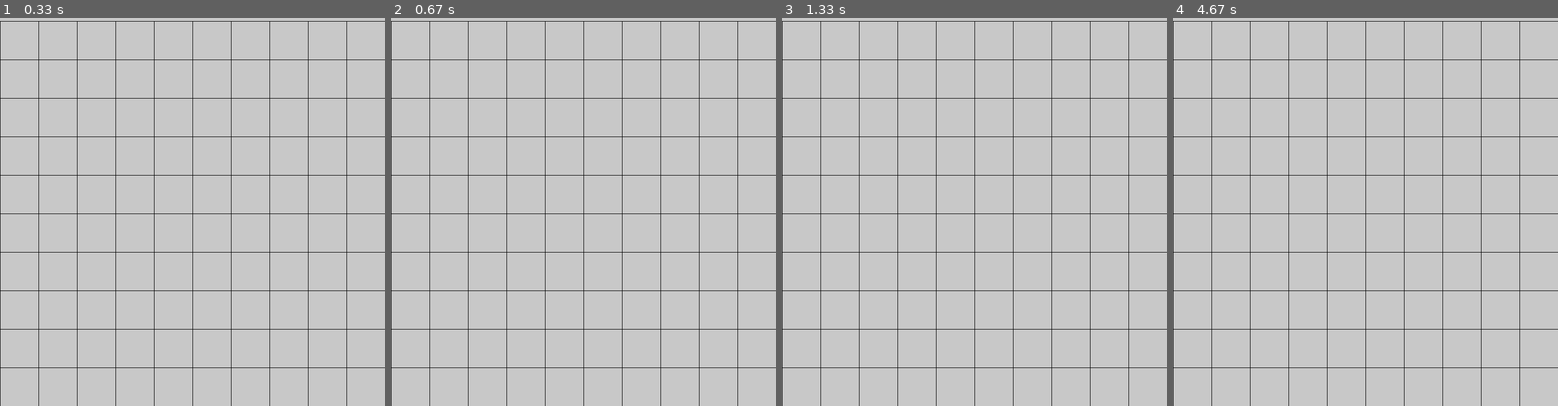
Above: before the commit, frames 1-4 (left to right).
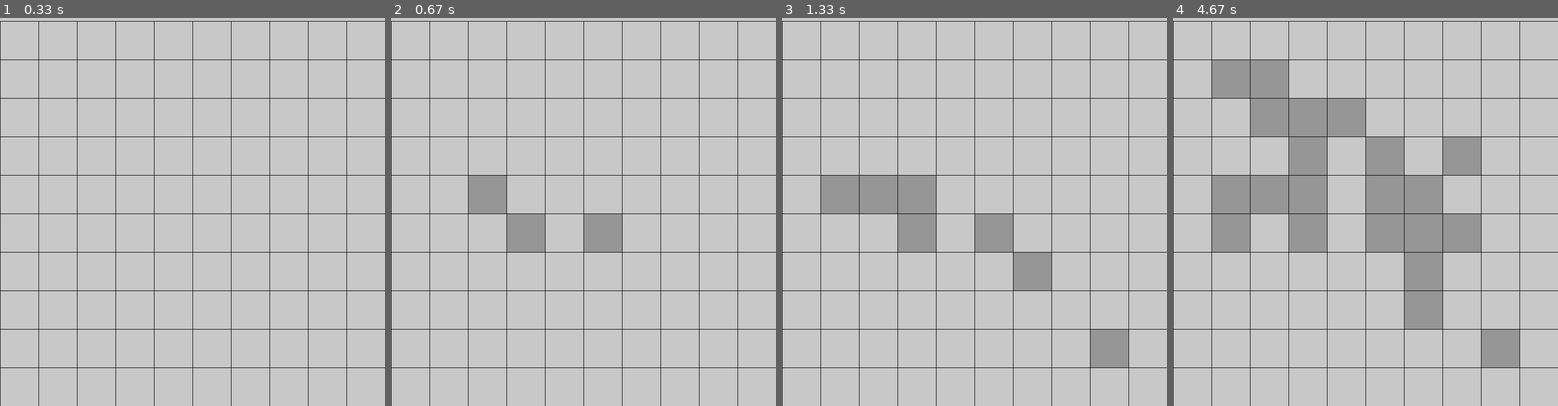
Above: after the commit, the same moments.

Repository: chenxk619/test
Game: pygame game, started from minesweeper.py
The game is run twice, just before and just after one commit, with the same random seed, the same clock (stepped at 60 frames per second) and the same inputs.
Inputs (mouse positions are in pixels of both pictures, inside the frame that each line leads up to):
- Up to frame 1 (0.33 s): no input
- Up to frame 2 (0.67 s): press the mouse at (587, 231) at 0.37 s; move the mouse to (537, 219) at 0.47 s; release the mouse at (491, 208) at 0.6 s
- Up to frame 3 (1.33 s): press the mouse at (978, 231) at 0.7 s; move the mouse to (1047, 289) at 0.8 s; release the mouse at (1116, 347) at 0.93 s; press the mouse at (978, 231) at 1.03 s; move the mouse to (905, 212) at 1.13 s; release the mouse at (835, 192) at 1.27 s
- Up to frame 4 (4.67 s): press the mouse at (1369, 231) at 1.37 s; move the mouse to (1438, 293) at 1.47 s; release the mouse at (1511, 355) at 1.6 s; press the mouse at (1369, 231) at 1.7 s; move the mouse to (1415, 200) at 1.8 s; release the mouse at (1465, 169) at 1.93 s; press the mouse at (1369, 231) at 2.03 s; move the mouse to (1303, 235) at 2.13 s; release the mouse at (1238, 243) at 2.27 s; press the mouse at (1369, 231) at 2.37 s; move the mouse to (1307, 149) at 2.47 s; release the mouse at (1250, 68) at 2.6 s; click (1380, 188) at 2.72 s; press the mouse at (1380, 188) at 3.03 s; move the mouse to (1427, 215) at 3.13 s; release the mouse at (1469, 246) at 3.27 s; click (1280, 126) at 3.38 s; press the mouse at (1280, 126) at 3.7 s; move the mouse to (1276, 111) at 3.8 s; release the mouse at (1273, 95) at 3.93 s; click (1292, 107) at 4.05 s; press the mouse at (1292, 107) at 4.37 s; move the mouse to (1342, 122) at 4.47 s; release the mouse at (1392, 138) at 4.6 s

Frame 1 is identical in both runs. In frame 2, 2.9% of the frame differs, in the area x 20-60%, y 40-61%; in frame 3, 6.8%; in frame 4, 20%, in the area x 10-90%, y 10-91%.

Commit message:
Update minesweeper.py

Diff:
--- a/minesweeper.py
+++ b/minesweeper.py
@@ -26,8 +26,7 @@
 		self.pos = pos
 
 
-def render_digits(node):
-
+def render_digits(node, visited_colour):
 
 	# For visited nodes, the colour of their number, in order of increasing flags will be : NIL(0), blue, green, red,
 	# dark blue, dark red(5), cyan, black, grey
@@ -40,9 +39,11 @@
 	black = (0, 0, 0)
 	grey = (150, 150, 150)
 
+	colour_lst = [blue, green, red, dark_blue, dark_red, cyan, black, grey]
+
 	#create a font and render text on it
 	font = pygame.font.SysFont('arial', 10)
-	text = font.render('{}'.format(node.flags), True, (0,0,0), (0,200,0))
+	text = font.render('{}'.format(node.flags), True, colour_lst[node.flags - 1], (visited_colour, visited_colour, visited_colour))
 	#Create the text box
 	textRect = text.get_rect()
 	textRect.center = node.pos
@@ -64,17 +65,20 @@
 	#All the visited nodes will be a slightly darker grey
 	visited_colour = 150
 	for node in board.visited:
-		pygame.draw.rect(screen, (visited_colour, visited_colour, visited_colour), (node[0] * board.multiplier + 1,
-		node[1] * board.multiplier + 1, board.multiplier - 1, board.multiplier - 1))
-		render_digits(node)
+		pygame.draw.rect(screen, (visited_colour, visited_colour, visited_colour), (node.pos[0] * board.multiplier + 1,
+		node.pos[1] * board.multiplier + 1 + displacement, board.multiplier - 1, board.multiplier - 1))
+		if node.flags > 0:
+			render_digits(node ,visited_colour)
 	pygame.display.update()
 
 
 def explore(board, mouse_pos):
 	#Remove the obj that matches the mouse pos in board's unvisited
 	target_node = None
+
 	for node in board.unvisited:
-		if node.pos == mouse_pos:
+
+		if [node.pos[0], node.pos[1]] == mouse_pos:
 			target_node = node
 			board.unvisited.remove(target_node)
 
@@ -83,9 +87,13 @@
 	for i in range(-1, 2):
 		for j in range(-1, 2):
 			if not (i == 0 and j == 0):
-				idx = board.unvisited.index((mouse_pos[0] + i, mouse_pos[1] + j))
-				if board.unvisited[idx].flagged:
-					flags += 1
+				for k in board.unvisited:
+					temp = target_node.pos
+					temp = [temp[0] + i, temp[1] + j]
+					if k.pos == temp and k.flagged:
+						flags += 1
+
+
 
 	#Set the targeted node's flags to the correct amount
 	target_node.flags = flags
@@ -105,9 +113,6 @@
 			grid = Grid((i,j))
 			board.unvisited.append(grid)
 
-	for i in board.unvisited:
-		print(i.pos)
-
 	while start:
 		for event in pygame.event.get():
 			if event.type == pygame.QUIT:
@@ -115,9 +120,12 @@
 
 		if pygame.mouse.get_pressed()[0]:
 			mouse_pos = pygame.mouse.get_pos()
-			mouse_pos = [mouse_pos[0] // board.multiplier, mouse_pos[1] // board.multiplier]
-			if mouse_pos in board.unvisited:
-				explore(board, mouse_pos)
+			print(mouse_pos)
+			mouse_pos = [mouse_pos[0] // board.multiplier, (mouse_pos[1] - displacement) // board.multiplier]
+
+			for node in board.unvisited:
+				if mouse_pos[0] == node.pos[0] and mouse_pos[1] == node.pos[1]:
+					explore(board, mouse_pos)
 
 		update(screen, board, displacement)
 
